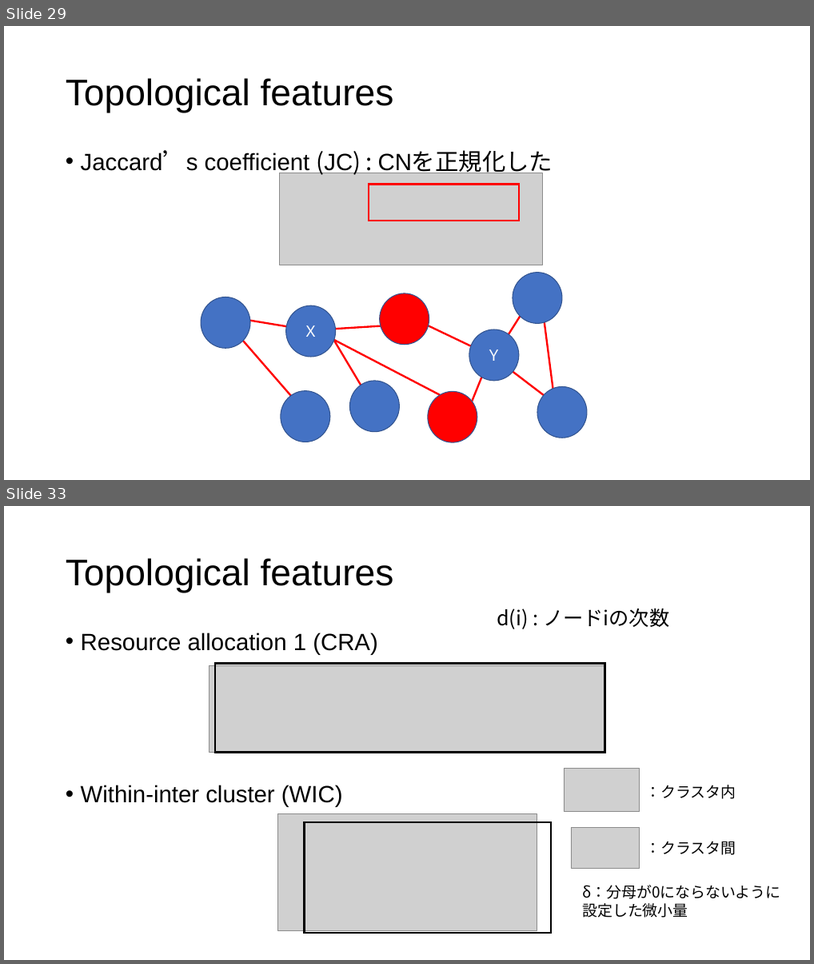
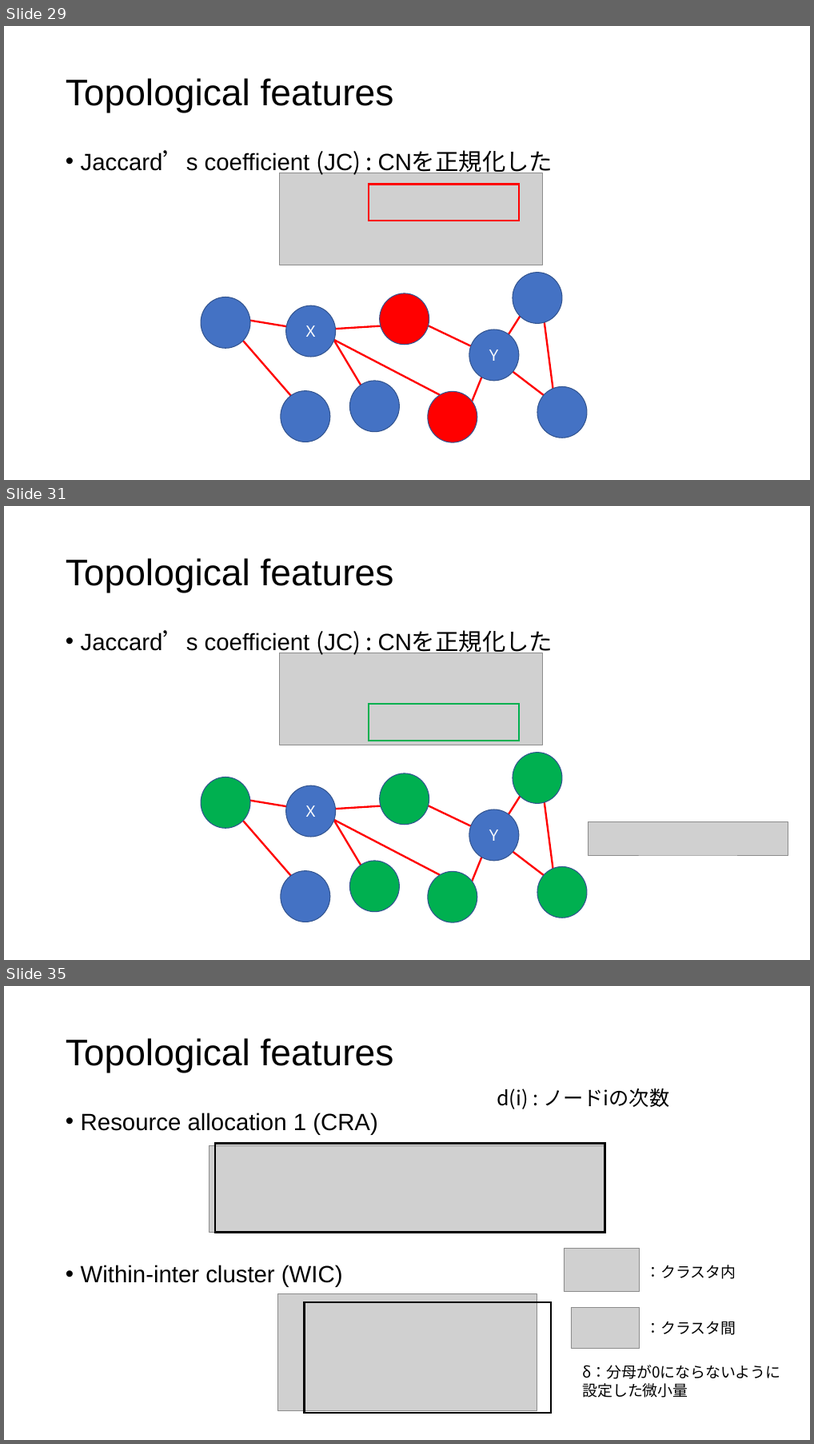
Before and after one commit to tsutarou10/variousFile, a slide deck: Predicting potential drug-drug interactions on topological and semantic similarity features using statistical learning.pptx. Shown one above the other, each under a label of ours: slides 29 and 33 before the commit, slides 29, 31 and 35 after it; the slides between them are not shown. The pictures are 814x964 and 814x1444 pixels, drawn with LibreOffice and Linux fonts; fonts in the diff are those of the drawing; grey boxes stand for pictures. Boxes give left, top, right and bottom in pixels: in the first picture for what was removed or moved away, otherwise in the second. Text is boxed around its words. In the diff, an @@ line names an element or a change of style, - is before the commit and + after.

```diff
--- a/Predicting potential drug-drug interactions on topological and semantic similarity features using statistical learning.pptx
+++ b/Predicting potential drug-drug interactions on topological and semantic similarity features using statistical learning.pptx
@@ slide 31 added at [4, 506, 810, 960], background #FFFFFF @@
@@ title added at [66, 558, 394, 593], 44 pt, text #000000 @@
+Topological features
@@ text added at [81, 631, 554, 656], 28 pt, text #000000 @@
+• Jaccard’s coefficient (JC) : CNを正規化した
@@ picture added at [280, 653, 542, 745] @@
@@ rectangle added at [369, 704, 519, 740], outline #00B050 2.25 pt @@
@@ group added at [201, 752, 587, 922]: 10 lines, 9 ellipses @@
+Ｘ
+Ｙ
@@ picture added at [588, 822, 788, 855] @@
@@ what was slide 33 is now slide 35 @@
```
Also in this commit, not shown: 13 slides changed, 1 other slide added.
